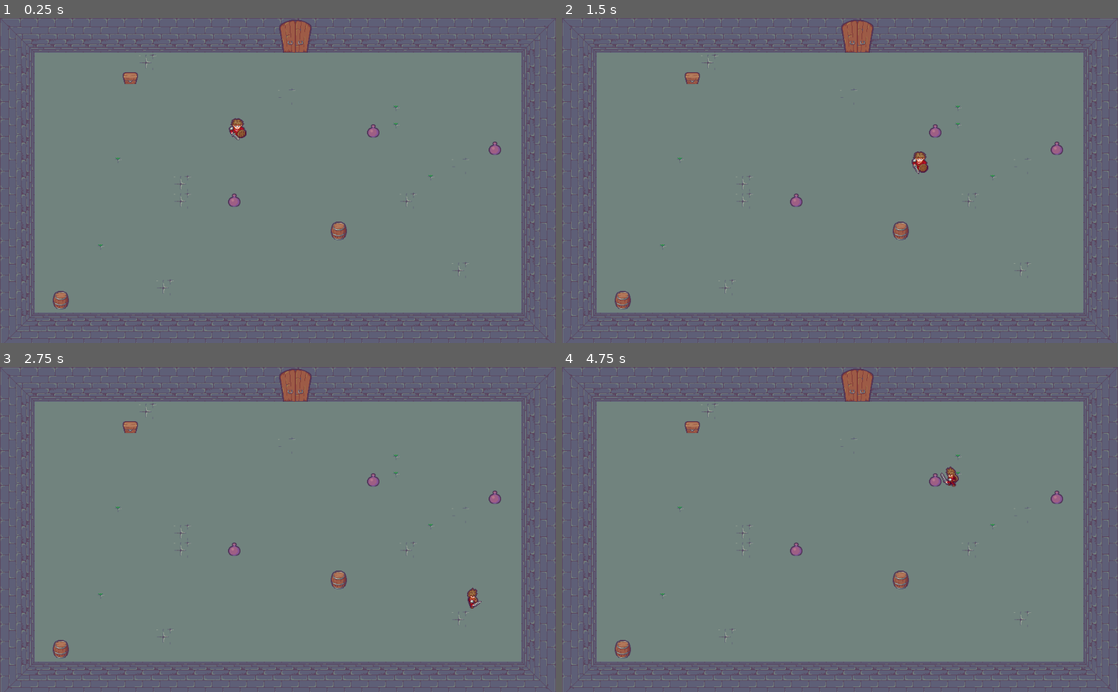
Above: before the commit, frames 1-4 (two rows, left to right).
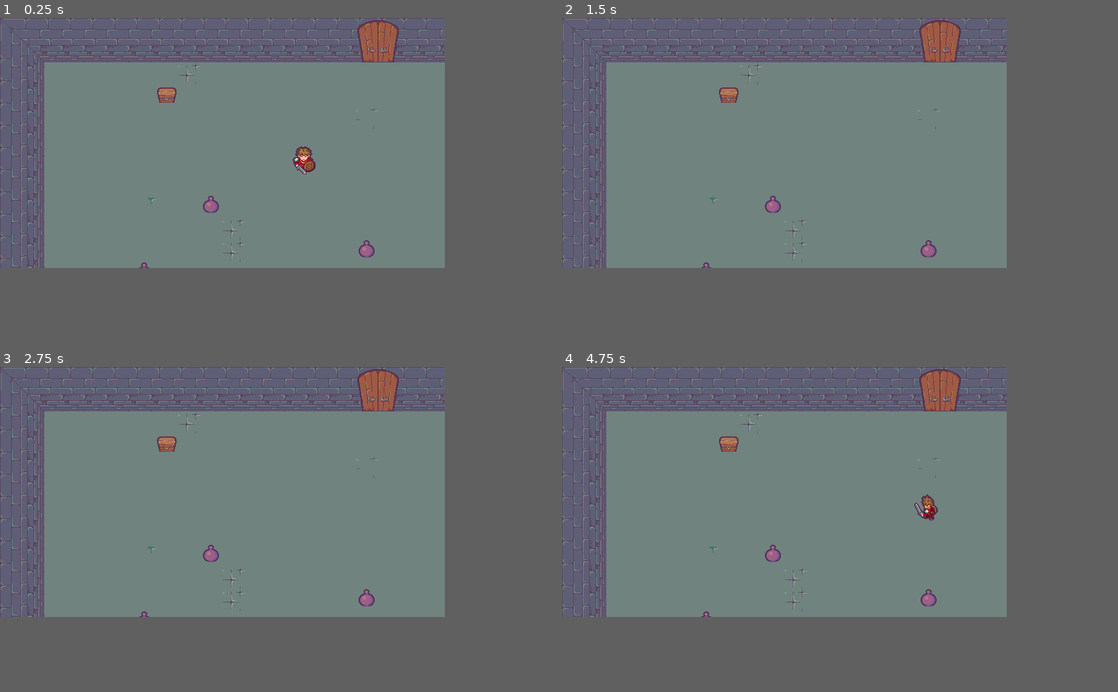
Above: after the commit, the same moments.

Repository: MrBSmith/Zeldisaac
Game: Godot game, scene res://Scenes/Levels/Level.tscn
Same seed, same stepped clock (60 frames per second), same inputs: the game is played once before the commit and once after it.
Inputs:
- Up to frame 1 (0.25 s): no input
- Up to frame 2 (1.5 s): tap Enter (ui_accept) at 0.5, 0.77 s; hold Right (ui_right) 0.53-1.28 s; hold Down (ui_down) from 1.28 s (still down)
- Up to frame 3 (2.75 s): tap Enter (ui_accept) at 1.52 s; release Down (ui_down) at 2.03 s; hold Right (ui_right) from 2.03 s (still down)
- Up to frame 4 (4.75 s): release Right (ui_right) at 2.78 s; hold Up (ui_up) 2.78-3.53 s; tap Enter (ui_accept) at 3.02, 3.77, 4.52 s; hold Left (ui_left) from 3.53 s (still down)
In our replay, the window is 800x468 before the commit and 640x360 after it. These sizes can differ from the game's own. Grey fills any space a smaller window leaves; there, only what the larger window draws over its background counts as a difference.

The runs differ from the first frame. In frame 1, 24% of the frame differs, in the area x 0-100%, y 0-100%; in frame 2, 24%; in frame 3, 24%; in frame 4, 24%.

Commit message:
Direction animation

Diff:
--- a/Scenes/Character/Character.gd
+++ b/Scenes/Character/Character.gd
@@ -1,6 +1,8 @@
 extends KinematicBody2D
 
 onready var animated_sprite = get_node("AnimatedSprite")
+onready var attack_area = get_node("AttackArea")
+onready var attack_hit_box = get_node("AttackArea/Attack_HitBox")
 
 enum STATE {
 	IDLE,
@@ -14,32 +16,36 @@
 
 var dir_string = ""
 var state : int = STATE.IDLE
+var attack_hit_box_offset : float = 20.0
 
 signal state_changed(state)
-
+signal facing_direction_changed(dir)
 
 func set_state(value: int) -> void:
 	if value != state:
 		state = value
 		emit_signal("state_changed", state)
 
+func set_facing_direction(value: Vector2) -> void:
+	if facing_direction != value:
+		facing_direction = value
+		emit_signal("facing_direction_changed", facing_direction)
+
 
 func _process(_delta: float) -> void:
-	move_and_slide(moving_direction * speed)
+	var __ = move_and_slide(moving_direction * speed)
 
 
 func _input(_event: InputEvent) -> void:
 	moving_direction.x = int(Input.is_action_pressed("ui_right")) - int(Input.is_action_pressed("ui_left"))
 	moving_direction.y = int(Input.is_action_pressed("ui_down")) - int(Input.is_action_pressed("ui_up"))
 
-	if moving_direction != Vector2.ZERO:
-		facing_direction = moving_direction
-
 	moving_direction = moving_direction.normalized()
 
-	var dir = moving_direction if state == STATE.MOVE else facing_direction
+	if moving_direction != Vector2.ZERO:
+		set_facing_direction(moving_direction)
 
-	match(dir):
+	match(facing_direction):
 		Vector2.LEFT: dir_string = "Left"
 		Vector2.RIGHT: dir_string = "Right"
 		Vector2.UP: dir_string = "Up"
@@ -56,19 +62,44 @@
 			set_state(STATE.IDLE)
 
 
+func _attack_effect() -> void:
+	var bodies_array = attack_area.get_overlapping_bodies()
+	for body in bodies_array:
+		_interact_with(body)
+
+
+func _interact_with(obj: Node2D) -> void:
+	if obj == self:
+		return
+
+	if obj.has_method("interact"):
+		obj.interact()
+
 
 func _on_AnimatedSprite_animation_finished() -> void:
 	if state == STATE.ATTACK:
 		set_state(STATE.IDLE)
 
 
-
 func _on_state_changed(character_state: int) -> void:
 	var state_name = ""
 
 	match(character_state):
-		STATE.IDLE: state_name = "Idle"
-		STATE.MOVE: state_name = "Move"
-		STATE.ATTACK: state_name = "Attack"
+		STATE.IDLE:
+			state_name = "Idle"
+		STATE.MOVE:
+			state_name = "Move"
+		STATE.ATTACK:
+			state_name = "Attack"
+			_attack_effect()
 
 	animated_sprite.play(state_name + dir_string)
+
+
+func _on_facing_direction_changed(dir: Vector2) -> void:
+	attack_hit_box.position = dir * attack_hit_box_offset
+
+	if dir == Vector2.LEFT or dir == Vector2.RIGHT:
+		attack_hit_box.set_rotation_degrees(90)
+	else:
+		attack_hit_box.set_rotation_degrees(0)
--- a/Scenes/Character/Character.tscn
+++ b/Scenes/Character/Character.tscn
@@ -188,6 +188,9 @@
 
 [sub_resource type="CircleShape2D" id=16]
 radius = 13.2515
+
+[sub_resource type="RectangleShape2D" id=33]
+extents = Vector2( 18, 10 )
 
 [node name="Character" type="KinematicBody2D"]
 script = ExtResource( 2 )
@@ -202,11 +205,18 @@
 "_edit_lock_": true
 }
 
-[node name="CollisionShape2D" type="CollisionShape2D" parent="."]
+[node name="HitBox" type="CollisionShape2D" parent="."]
 shape = SubResource( 16 )
 __meta__ = {
 "_edit_lock_": true
 }
 
+[node name="AttackArea" type="Area2D" parent="."]
+
+[node name="Attack_HitBox" type="CollisionShape2D" parent="AttackArea"]
+position = Vector2( 0, 20 )
+shape = SubResource( 33 )
+
+[connection signal="facing_direction_changed" from="." to="." method="_on_facing_direction_changed"]
 [connection signal="state_changed" from="." to="." method="_on_state_changed"]
 [connection signal="animation_finished" from="AnimatedSprite" to="." method="_on_AnimatedSprite_animation_finished"]
--- /dev/null
+++ b/Scenes/InteractiveObjects/Jar/Jar.gd
@@ -0,0 +1,26 @@
+extends StaticBody2D
+
+enum STATE {
+	IDLE,
+	BREAKING,
+	BROKEN
+}
+
+onready var animated_sprite = $AnimatedSprite
+onready var collision_shape = $CollisionShape2D
+
+var state = STATE.IDLE
+
+
+func interact() -> void:
+	if state != STATE.IDLE:
+		return
+
+	animated_sprite.play("Break")
+	state = STATE.BREAKING
+
+
+func _on_AnimatedSprite_animation_finished() -> void:
+	if animated_sprite.animation == "Break":
+		state = STATE.BROKEN
+		collision_shape.set_disabled(true)
--- /dev/null
+++ b/Scenes/InteractiveObjects/Jar/Jar.tscn
@@ -0,0 +1,56 @@
+[gd_scene load_steps=11 format=2]
+
+[ext_resource path="res://Scenes/InteractiveObjects/Jar/Jar_SpriteSheet.png" type="Texture" id=1]
+[ext_resource path="res://Scenes/InteractiveObjects/Jar/Jar.gd" type="Script" id=2]
+
+[sub_resource type="AtlasTexture" id=1]
+atlas = ExtResource( 1 )
+region = Rect2( 0, 0, 64, 64 )
+
+[sub_resource type="AtlasTexture" id=2]
+atlas = ExtResource( 1 )
+region = Rect2( 64, 0, 64, 64 )
+
+[sub_resource type="AtlasTexture" id=3]
+atlas = ExtResource( 1 )
+region = Rect2( 128, 0, 64, 64 )
+
+[sub_resource type="AtlasTexture" id=4]
+atlas = ExtResource( 1 )
+region = Rect2( 192, 0, 64, 64 )
+
+[sub_resource type="AtlasTexture" id=5]
+atlas = ExtResource( 1 )
+region = Rect2( 256, 0, 64, 64 )
+
+[sub_resource type="AtlasTexture" id=6]
+atlas = ExtResource( 1 )
+region = Rect2( 320, 0, 64, 64 )
+
+[sub_resource type="SpriteFrames" id=7]
+animations = [ {
+"frames": [ SubResource( 1 ) ],
+"loop": true,
+"name": "Idle",
+"speed": 5.0
+}, {
+"frames": [ SubResource( 2 ), SubResource( 3 ), SubResource( 4 ), SubResource( 5 ), SubResource( 6 ) ],
+"loop": false,
+"name": "Break",
+"speed": 15.0
+} ]
+
+[sub_resource type="CircleShape2D" id=8]
+
+[node name="Jar" type="StaticBody2D"]
+script = ExtResource( 2 )
+
+[node name="AnimatedSprite" type="AnimatedSprite" parent="."]
+frames = SubResource( 7 )
+animation = "Idle"
+offset = Vector2( 0, -4 )
+
+[node name="CollisionShape2D" type="CollisionShape2D" parent="."]
+shape = SubResource( 8 )
+
+[connection signal="animation_finished" from="AnimatedSprite" to="." method="_on_AnimatedSprite_animation_finished"]
--- a/Scenes/Levels/Level.tscn
+++ b/Scenes/Levels/Level.tscn
@@ -1,7 +1,8 @@
-[gd_scene load_steps=40 format=2]
+[gd_scene load_steps=41 format=2]
 
 [ext_resource path="res://Scenes/Character/Character.tscn" type="PackedScene" id=1]
 [ext_resource path="res://Scenes/Levels/Tilesets/Tileset.png" type="Texture" id=2]
+[ext_resource path="res://Scenes/InteractiveObjects/Jar/Jar.tscn" type="PackedScene" id=3]
 
 [sub_resource type="ConvexPolygonShape2D" id=1]
 points = PoolVector2Array( 32, 32, 0, 32, 0, 0, 32, 0 )
@@ -446,7 +447,19 @@
 tile_set = SubResource( 37 )
 cell_size = Vector2( 32, 32 )
 format = 1
-tile_data = PoolIntArray( 16, 3, 0, 196615, 0, 0, 393237, 1, 0, 458780, 1, 0, 655373, 1, 0, 720915, 2, 0, 983043, 2, 0 )
+tile_data = PoolIntArray( 16, 3, 0, 196615, 0, 0, 720915, 2, 0, 983043, 2, 0 )
 
 [node name="Character" parent="." instance=ExtResource( 1 )]
 position = Vector2( 437.431, 205.798 )
+
+[node name="Jar" parent="." instance=ExtResource( 3 )]
+position = Vector2( 528, 336 )
+
+[node name="Jar2" parent="." instance=ExtResource( 3 )]
+position = Vector2( 304, 272 )
+
+[node name="Jar3" parent="." instance=ExtResource( 3 )]
+position = Vector2( 208, 368 )
+
+[node name="Jar4" parent="." instance=ExtResource( 3 )]
+position = Vector2( 688, 240 )
--- a/project.godot
+++ b/project.godot
@@ -13,6 +13,15 @@
 config/name="Zeldisaac"
 run/main_scene="res://Scenes/Levels/Level.tscn"
 config/icon="res://icon.png"
+
+[display]
+
+window/size/width=640
+window/size/height=360
+window/size/borderless=true
+window/size/fullscreen=true
+window/stretch/mode="2d"
+window/stretch/aspect="keep_width"
 
 [importer_defaults]
 
Not shown: 1 places in Scenes/Character/Character.tscn that only renumber resources
Binary file added: Scenes/InteractiveObjects/Jar/Jar_SpriteSheet.png
Not shown, added: Scenes/InteractiveObjects/Jar/Jar_SpriteSheet.png.import
